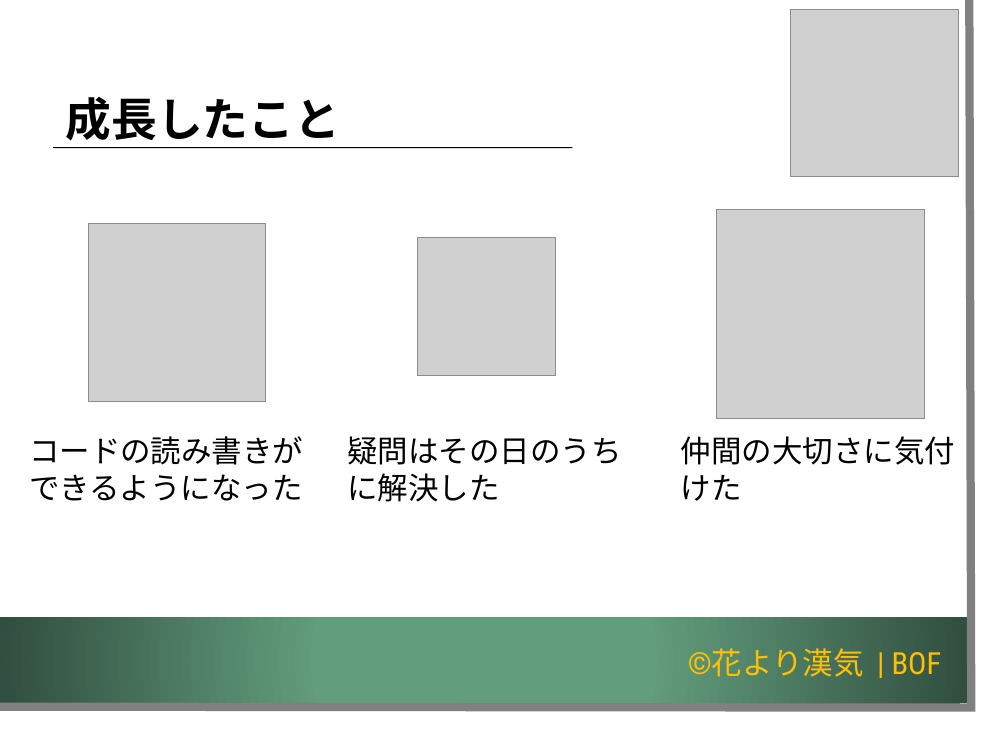
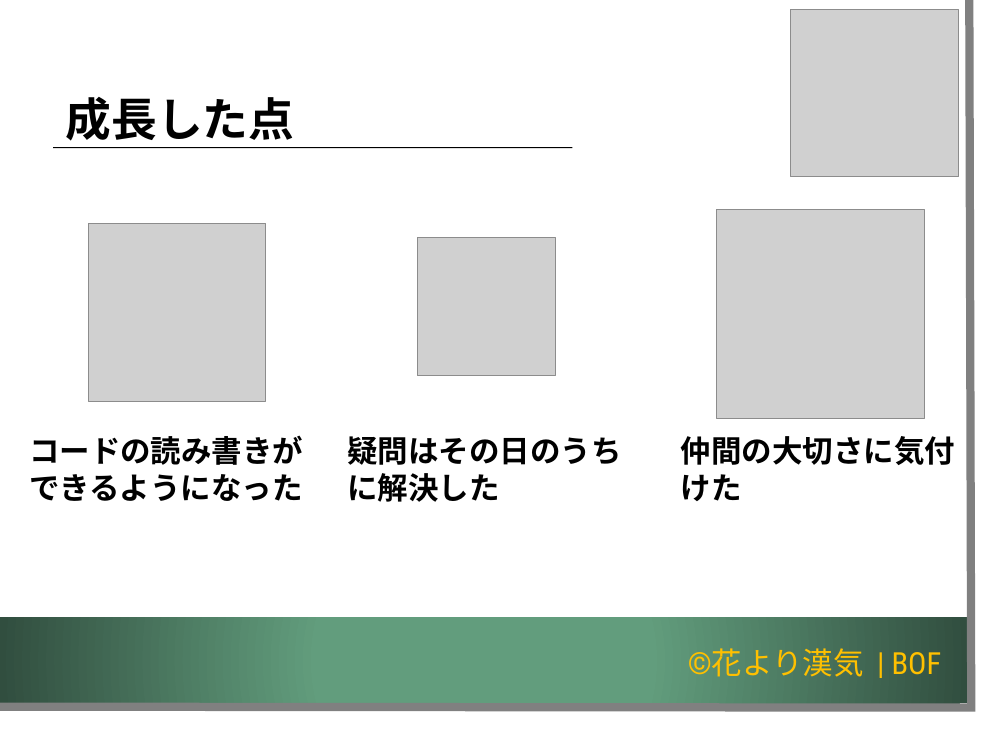
Before and after one commit to K-MIGTA/hanayoriRepo, a slide deck: slide 16 of 成果報告会_発表用スライド_チーム開発演習編集版_1.2.pptx. Drawn at 1008x756 pixels with LibreOffice and Linux fonts; fonts in the diff are those of the drawing; grey boxes stand for pictures; background and template pictures are left out. Boxes give left, top, right and bottom in pixels: in the first picture for what was removed or moved away, otherwise in the second. Text is boxed around its words. In the diff, an @@ line names an element or a change of style, - is before the commit and + after.

```diff
--- a/成果報告会_発表用スライド_チーム開発演習編集版_1.2.pptx
+++ b/成果報告会_発表用スライド_チーム開発演習編集版_1.2.pptx
@@ title at box(66, 97, 295, 141): text changed @@
-成長したこと
+成長した点
@@ bold on in 3 elements at box(29, 435, 303, 501), box(347, 436, 621, 502), box(681, 436, 955, 501) @@
```
Also in this commit, not shown: 13 other slides changed.
